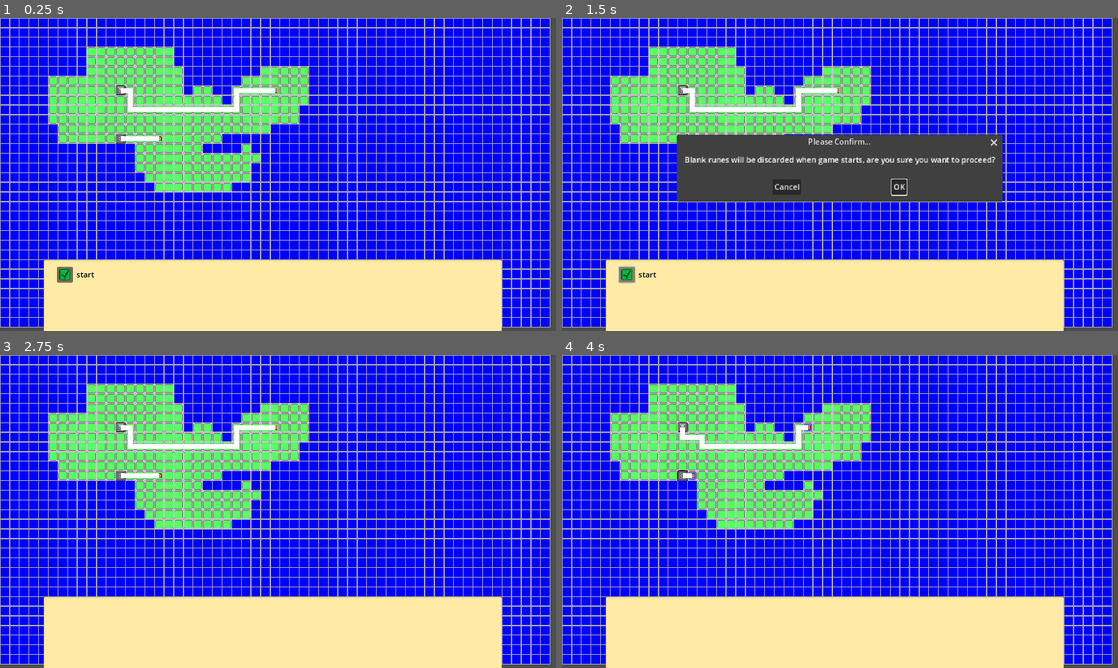
Above: before the commit, frames 1-4 (two rows, left to right).
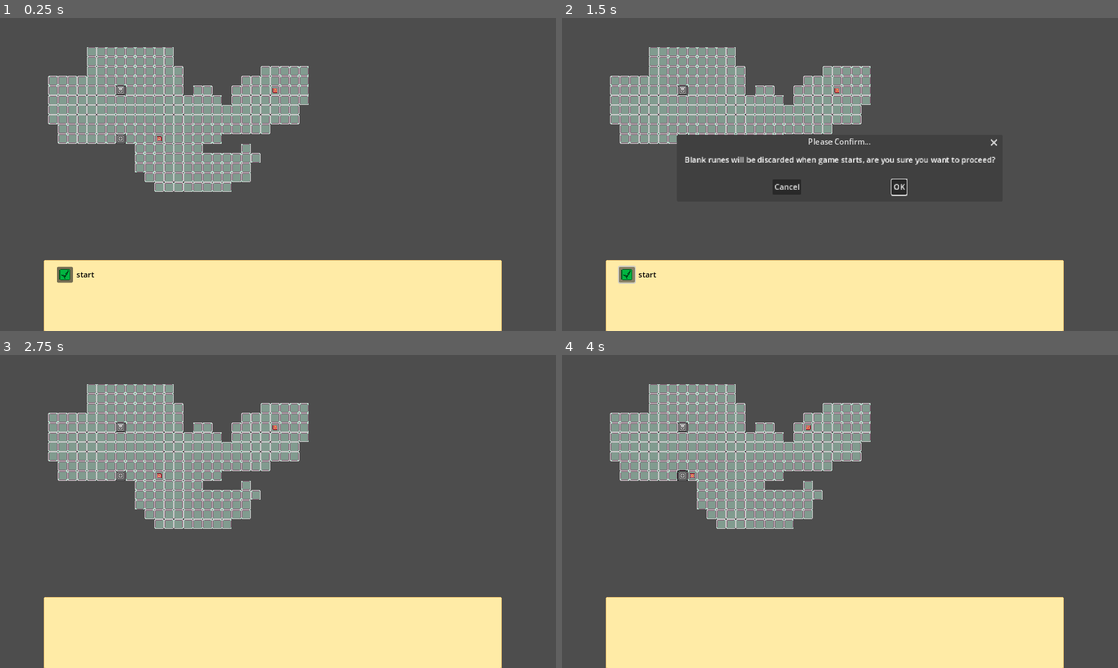
Above: after the commit, the same moments.

Repository: batgnome/rune_new
Game: Godot game, scene res://scenes/main.tscn
Same seed, same stepped clock (60 frames per second), same inputs: the game is played once before the commit and once after it.
Inputs (mouse positions are in pixels of both pictures, inside the frame that each line leads up to):
- Up to frame 1 (0.25 s): no input
- Up to frame 2 (1.5 s): click (628, 274) at 0.5 s; click (628, 274) at 1.25 s
- Up to frame 3 (2.75 s): click "OK" at 2 s
- Up to frame 4 (4 s): tap Enter at 2.75 s; move the mouse to (684, 477) at 2.77 s; hold D (right) 2.78-3.53 s; click (684, 477) at 2.92 s; move the mouse to (684, 486) at 3.52 s; hold S (down) from 3.53 s (still down); click (684, 486) at 3.67 s

The runs differ from the first frame. In frame 1, 75% of the frame differs, in the area x 0-99%, y 0-99%; in frame 2, 64%; in frame 3, 75%; in frame 4, 75%.
Error in both runs: Invalid call. Nonexistent function 'set_rune' in base 'Nil'. (res://Scripts/main.gd:45)

Commit message:
small changes

Diff:
--- a/Scripts/map_creator.gd
+++ b/Scripts/map_creator.gd
@@ -32,13 +32,13 @@
 
 
 func _draw():
-	draw_rect(Rect2(start * cell_size, cell_size), Color.GREEN_YELLOW)
-	draw_rect(Rect2(end * cell_size, cell_size), Color.ORANGE_RED)
-	#draw_rect(get_viewport_rect(),Color.RED)
-	draw_grid()
+	#draw_rect(Rect2(start * cell_size, cell_size), Color.GREEN_YELLOW)
+	#draw_rect(Rect2(end * cell_size, cell_size), Color.ORANGE_RED)
+	##draw_rect(get_viewport_rect(),Color.RED)
+	#draw_grid()
 	#update_path()
 	#draw_rect(get_viewport_rect(),Color.AQUA)
-
+	pass
 
 func update_path():
 	$Line2D.points = PackedVector2Array(astargrid.get_point_path(start, end))
--- a/runes/enemy.gd
+++ b/runes/enemy.gd
@@ -54,7 +54,8 @@
 			queue_redraw()
 
 func _draw():
-	update_path()
+	#update_path()
+	pass
 
 func pos_tran(pos):
 	return Vector2i(floor(pos.x/20),floor(pos.y/20))
--- a/scenes/map_creator.tscn
+++ b/scenes/map_creator.tscn
@@ -1,7 +1,17 @@
-[gd_scene load_steps=5 format=3 uid="uid://btpe5cb6skwb0"]
+[gd_scene load_steps=7 format=3 uid="uid://btpe5cb6skwb0"]
 
 [ext_resource type="Texture2D" uid="uid://cg51j2dhmlda4" path="res://assets/tiles/tile.png" id="1_1e10i"]
+[ext_resource type="Script" path="res://rune_item.gd" id="1_qd653"]
 [ext_resource type="Script" path="res://Scripts/map_creator.gd" id="2_kc2mk"]
+
+[sub_resource type="Resource" id="Resource_0x2me"]
+script = ExtResource("1_qd653")
+name = "Brain"
+speed = 3
+attack_range = 1
+attack_power = 2
+max_size = 1
+texture = ExtResource("1_1e10i")
 
 [sub_resource type="TileSetAtlasSource" id="TileSetAtlasSource_iqesi"]
 texture = ExtResource("1_1e10i")
@@ -10,6 +20,25 @@
 0:0/0/physics_layer_0/linear_velocity = Vector2(0, 0)
 0:0/0/physics_layer_0/angular_velocity = 0.0
 0:0/0/custom_data_0 = true
+1:0/0 = 0
+1:0/0/physics_layer_0/linear_velocity = Vector2(0, 0)
+1:0/0/physics_layer_0/angular_velocity = 0.0
+1:1/0 = 0
+1:1/0/physics_layer_0/linear_velocity = Vector2(0, 0)
+1:1/0/physics_layer_0/angular_velocity = 0.0
+1:1/0/custom_data_1 = SubResource("Resource_0x2me")
+2:1/0 = 0
+2:1/0/physics_layer_0/linear_velocity = Vector2(0, 0)
+2:1/0/physics_layer_0/angular_velocity = 0.0
+2:0/0 = 0
+2:0/0/physics_layer_0/linear_velocity = Vector2(0, 0)
+2:0/0/physics_layer_0/angular_velocity = 0.0
+0:1/0 = 0
+0:1/0/physics_layer_0/linear_velocity = Vector2(0, 0)
+0:1/0/physics_layer_0/angular_velocity = 0.0
+0:2/0 = 0
+0:2/0/physics_layer_0/linear_velocity = Vector2(0, 0)
+0:2/0/physics_layer_0/angular_velocity = 0.0
 
 [sub_resource type="TileSet" id="TileSet_sedx6"]
 tile_size = Vector2i(20, 20)
@@ -17,6 +46,8 @@
 physics_layer_0/collision_mask = 2
 custom_data_layer_0/name = "walkable"
 custom_data_layer_0/type = 1
+custom_data_layer_1/name = "rune_type"
+custom_data_layer_1/type = 24
 sources/2 = SubResource("TileSetAtlasSource_iqesi")
 
 [node name="TileMap" type="TileMap"]
Binary file changed: assets/tiles/tile.png
Not shown, added: assets/tiles/tile.png.kra
Not shown, changed: assets/tiles/tile.png~
